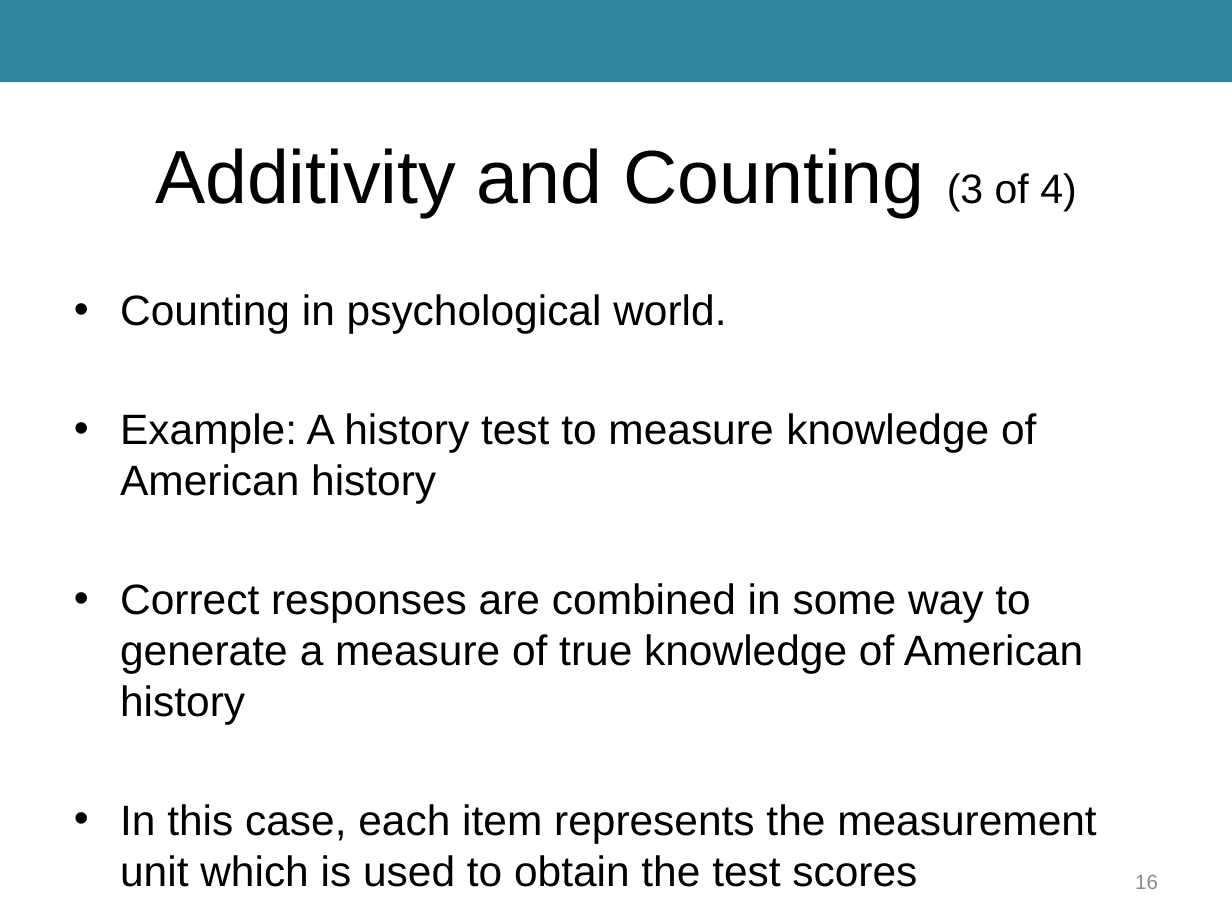
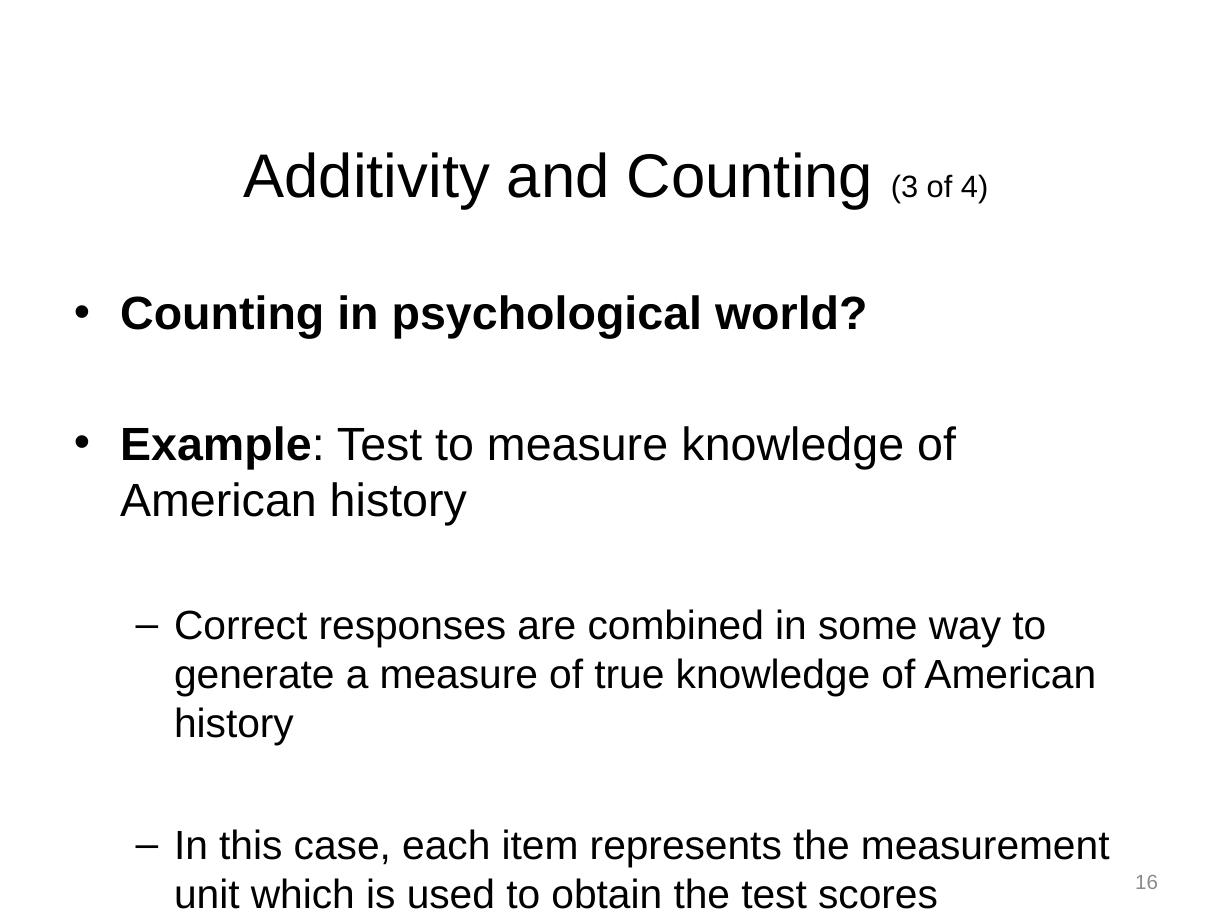
Before and after one commit to npm27/Teaching-Materials, a slide deck: slide 16 of Tests and Eval/Slides/2 Chapter 2.pptx. Drawn at 1232x924 pixels with LibreOffice and Linux fonts; fonts in the diff are those of the drawing. Boxes give left, top, right and bottom in pixels: in the first picture for what was removed or moved away, otherwise in the second. Text is boxed around its words. In the diff, an @@ line names an element or a change of style, - is before the commit and + after.

Commit message:
Update Tests and Measures

```diff
--- a/Tests and Eval/Slides/2 Chapter 2.pptx
+++ b/Tests and Eval/Slides/2 Chapter 2.pptx
@@ rectangle removed at <box>0,0,1232,83</box> @@
@@ title "Additivity and Counting (3 of ..." at <box>244,152,988,209</box>: size 44 to 36 pt in "Additivity and Counting"; size 24 to 18 pt in "(3 of 4)" @@
@@ text at <box>120,295,956,525</box>: text changed; size 24.8 to 27.2 pt @@
-• Counting in psychological world.
-• Example: A history test to measure knowledge of American history
+• Counting in psychological world?
+• Example: Test to measure knowledge of American history
@@ text at <box>174,609,1110,909</box>: size 24.8 to 23.8 pt in "Correct responses are combined in some way ...", "In this case, each item represents the ..."; bullet • to –; list level 1 to 2 in "Correct responses are combined in ..."; list level 1 to 2 in "In this case, each item ..." @@
```
Also in this commit, not shown: 23 other slides changed, 9 other files.
